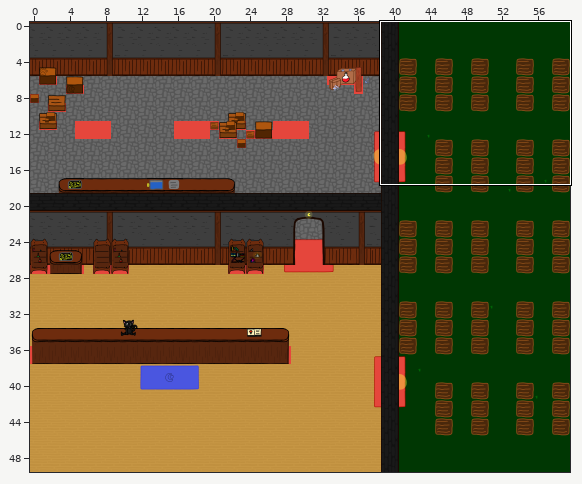
An edit to a level. Tiled map, assets/map/ShopMap.tmx. Above: a wide view before the commit, with the close-up outlined.
Close-up. Before the edit:
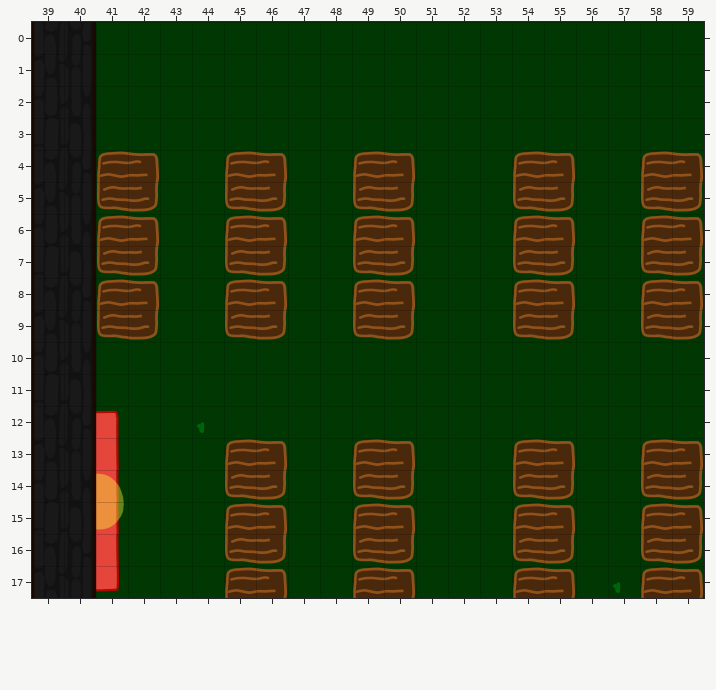
Cells are 128x128 px. Shown: x 39..59, y 0..17. The commit also changed other parts of the map, which this record leaves out.
The same view after the edit:
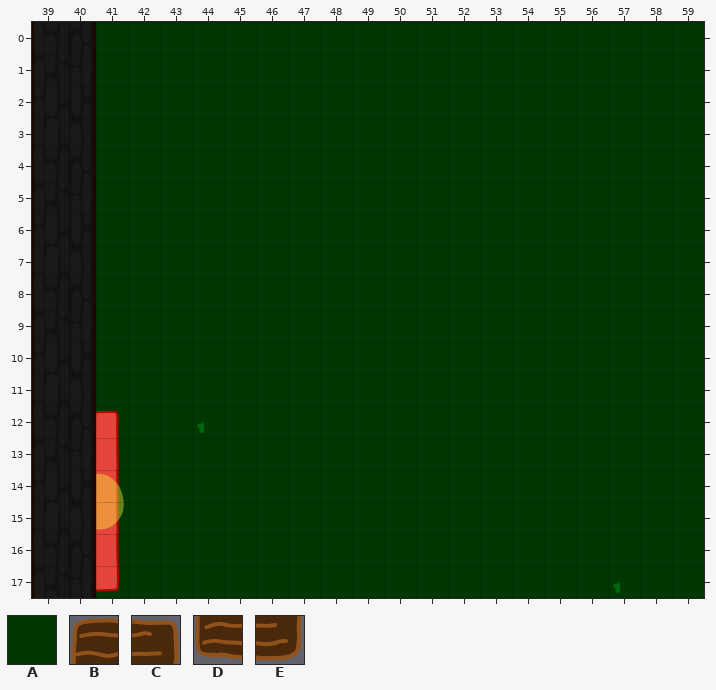
Key: from "_SpriteSheet": A 70, B 384, C 385, D 400, E 401.
_ is an empty cell, . an unchanged one.
Author's note on the commit: adjust station colliders and adjust collision layer in map
Change:
--- layer "Collision"
@@ x 59..59 @@
- 4 _
- 5 _
- 6 _
- 7 _
- 8 _
- 9 _
+ 4 A
+ 5 A
+ 6 A
+ 7 A
+ 8 A
+ 9 A
@@ x 59..59 @@
-13 _
-14 _
-15 _
-16 _
-17 _
+13 A
+14 A
+15 A
+16 A
+17 A
--- layer "SpawnerTilers" (removed)
@@ x 41..59 @@
- 4 BC..BC..BC...BC..BC
- 5 DE..DE..DE...DE..DE
- 6 BC..BC..BC...BC..BC
- 7 DE..DE..DE...DE..DE
- 8 BC..BC..BC...BC..BC
- 9 DE..DE..DE...DE..DE
+ 4 __..__..__...__..__
+ 5 __..__..__...__..__
+ 6 __..__..__...__..__
+ 7 __..__..__...__..__
+ 8 __..__..__...__..__
+ 9 __..__..__...__..__
@@ x 45..59 @@
-13 BC..BC...BC..BC
-14 DE..DE...DE..DE
-15 BC..BC...BC..BC
-16 DE..DE...DE..DE
-17 BC..BC...BC..BC
+13 __..__...__..__
+14 __..__...__..__
+15 __..__...__..__
+16 __..__...__..__
+17 __..__...__..__
